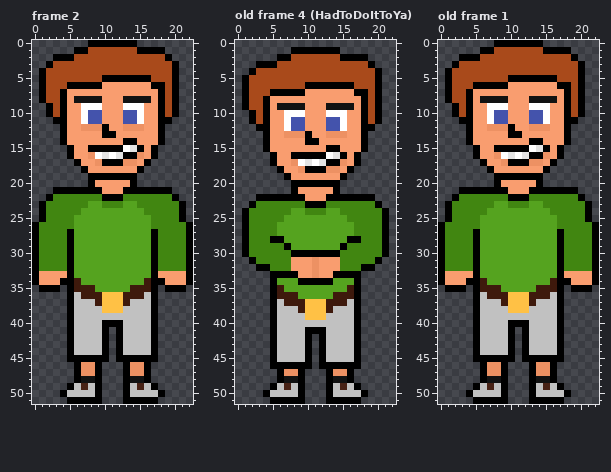
Edited in one commit: pixel-art file (WIP/Doofus3.aseprite). That is the earlier state.
23x52 pixels, 4 frames. Colours within 5 levels of each other are drawn and written as one. Shown: frame 2, old frame 4 (HadToDoItToYa), old frame 1. The commit also changed other frames, which this record leaves out.
And afterwards:
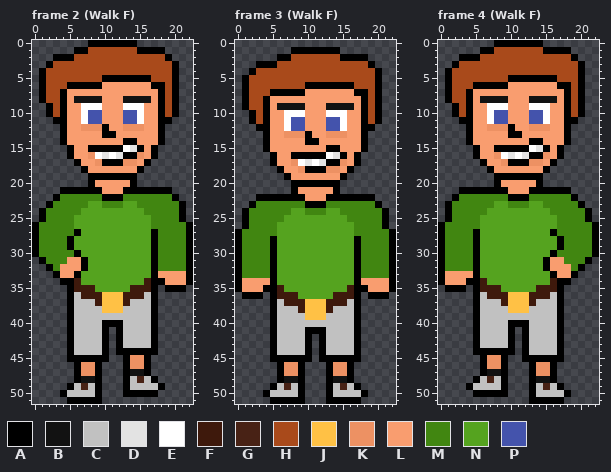
Palette (. is transparent): A #000000  B #121212  C #c1c1c1  D #e3e3e3  E #ffffff  F #3e190c  G #482215  H #a94a1b  J #ffc145  K #ed9163  L #f99d6f  M #418611  N #55a31f  P #4453ac
A new or re-ordered frame is compared with the old frame closest to it.
Change:
frames 4 -> 7
Changed rows in their new state; - is an unchanged pixel.
Frame 2 (Walk F):
first column x 1:
21 --.
22 -.A
23 .A-
first column x 0:
27 -----MA-
30 -----MA-
31 .A---LLA
32 ..A-LLLA
33 ...A-LA-
34 ....----
35 -...----
first column x 12:
44 -AAAA--
45 .-KK-.-
47 --BB---
48 --CGCA-
49 ---C-CA
50 --AAAA.
51 -.....-
Frame 3 (Walk F) is new; against old frame 4 (HadToDoItToYa):
first column x 0:
27 AM-------------------MA
28 AM----N---------N----MA
29 AM---ANN-------NNA---MA
30 AM---ANNNNNNNNNNNA---MA
31 AMM--ANNNNNNNNNNNA--MMA
32 AMMMMANNNNNNNNNNNAMMMMA
33 AMMMM-NNNNNNNNNNN-MMMMA
34 ALLLL----NNNNN----LLLLA
35 ALLLA-------------ALLLA
36 -AAA---------------AAA-
first column x 5:
45 -AAAA---AAAA-
46 .-KK-.-.-KK-.
Frame 4 (Walk F) is new; against old frame 1:
first column x 19:
21 .--
22 A.-
23 -A.
first column x 15:
27 -AM-----
30 -AM-----
31 ALL---A.
32 ALLL-A..
33 -AL-A...
34 ----....
35 ----...-
first column x 4:
44 --AAAA-
45 -.-KK-.
47 ---BB--
48 -ACGC--
49 AC-C---
50 .AAAA--
51 -.....-
Boxes around the changes in both pictures, in picture pixels (x1, y1, x2, y2):
changed: (39, 187, 60, 208)
changed: (32, 229, 88, 292)
changed: (116, 348, 165, 404)
changed: (235, 229, 396, 299)
changed: (270, 355, 361, 369)
changed: (571, 187, 592, 208)
changed: (543, 229, 599, 292)
changed: (466, 348, 515, 404)
